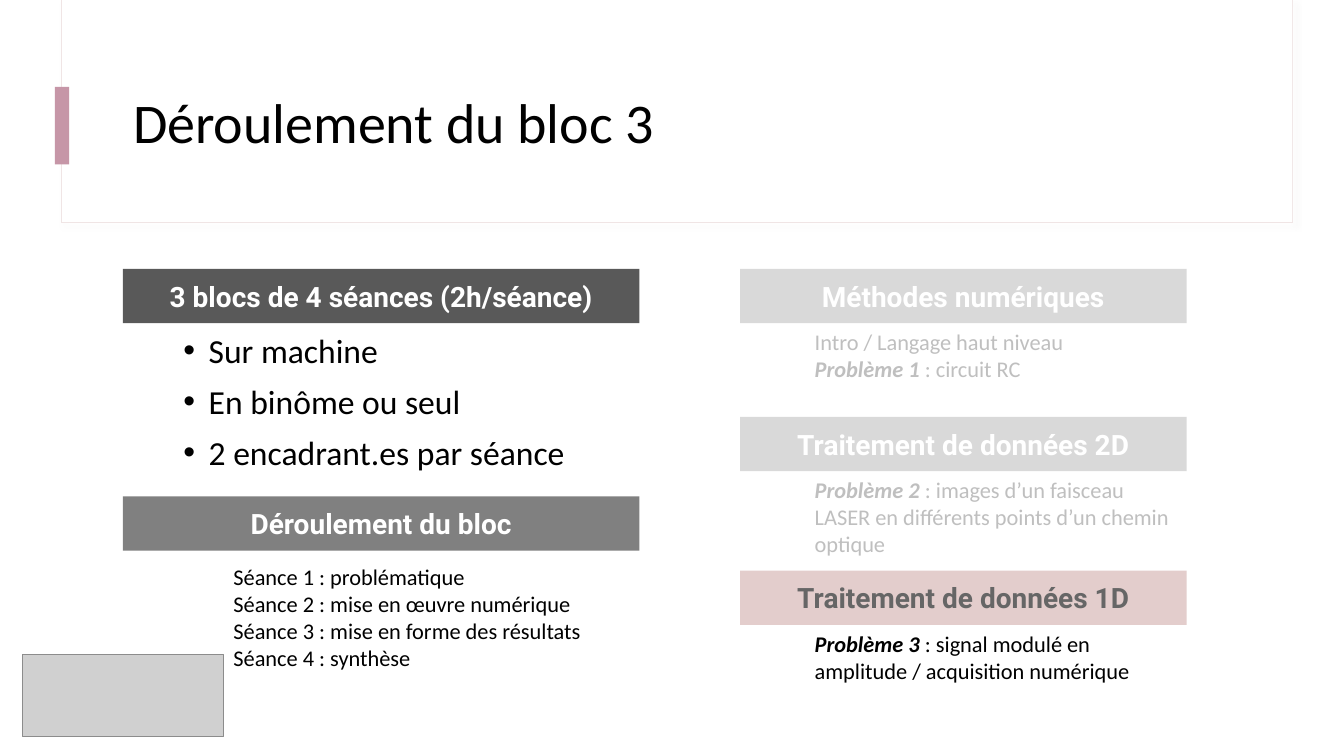
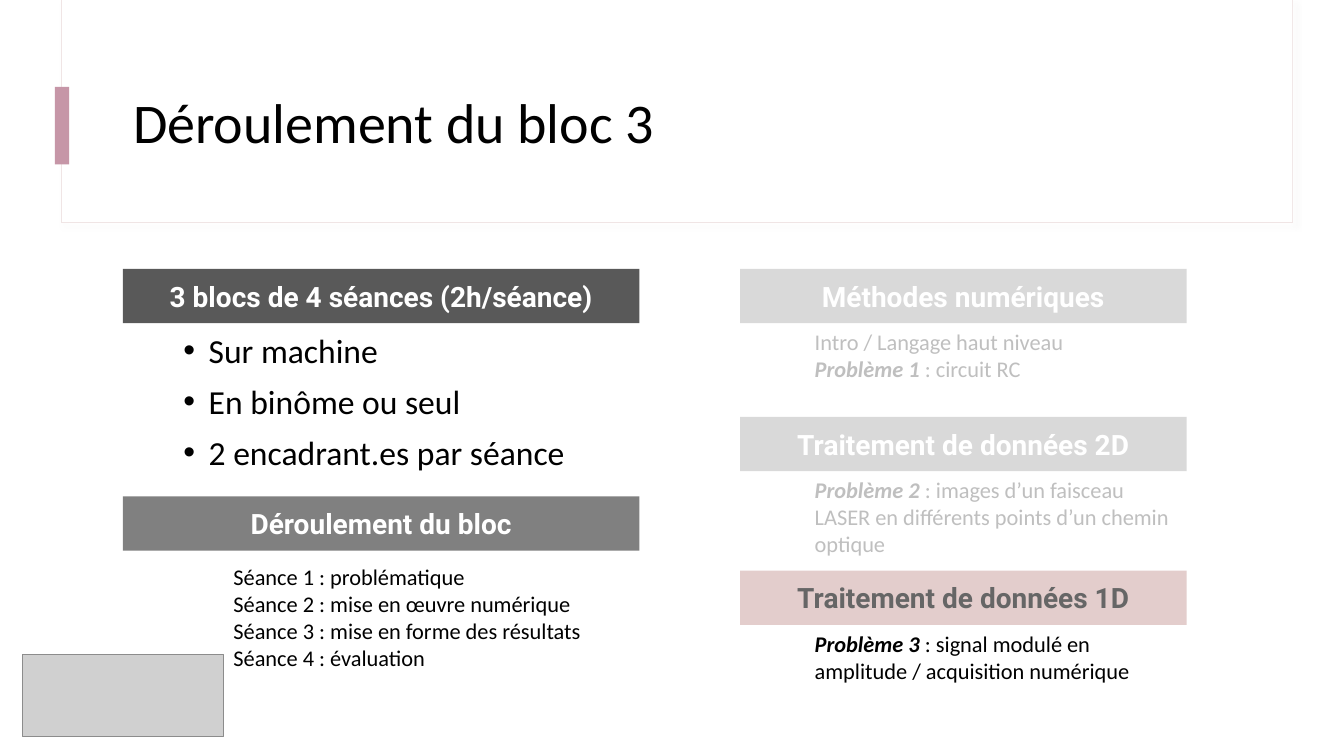
Before and after one commit to IOGS-Digital-Methods/semester-5, a slide deck: slide 2 of ONIP/onip_b3_traitement_1D/B3_0_Deroulement.pptx. Drawn at 1344x756 pixels with LibreOffice and Linux fonts; fonts in the diff are those of the drawing; grey boxes stand for pictures. Boxes give left, top, right and bottom in pixels: in the first picture for what was removed or moved away, otherwise in the second. Text is boxed around its words. In the diff, an @@ line names an element or a change of style, - is before the commit and + after.

Commit message:
Update ONIP Bloc 3

```diff
--- a/ONIP/onip_b3_traitement_1D/B3_0_Deroulement.pptx
+++ b/ONIP/onip_b3_traitement_1D/B3_0_Deroulement.pptx
@@ text at (233, 650, 425, 666): text changed @@
-Séance 4 : synthèse
+Séance 4 : évaluation
```
Also in this commit, not shown: 2 other slides changed, 1 slide added, 26 other files.
